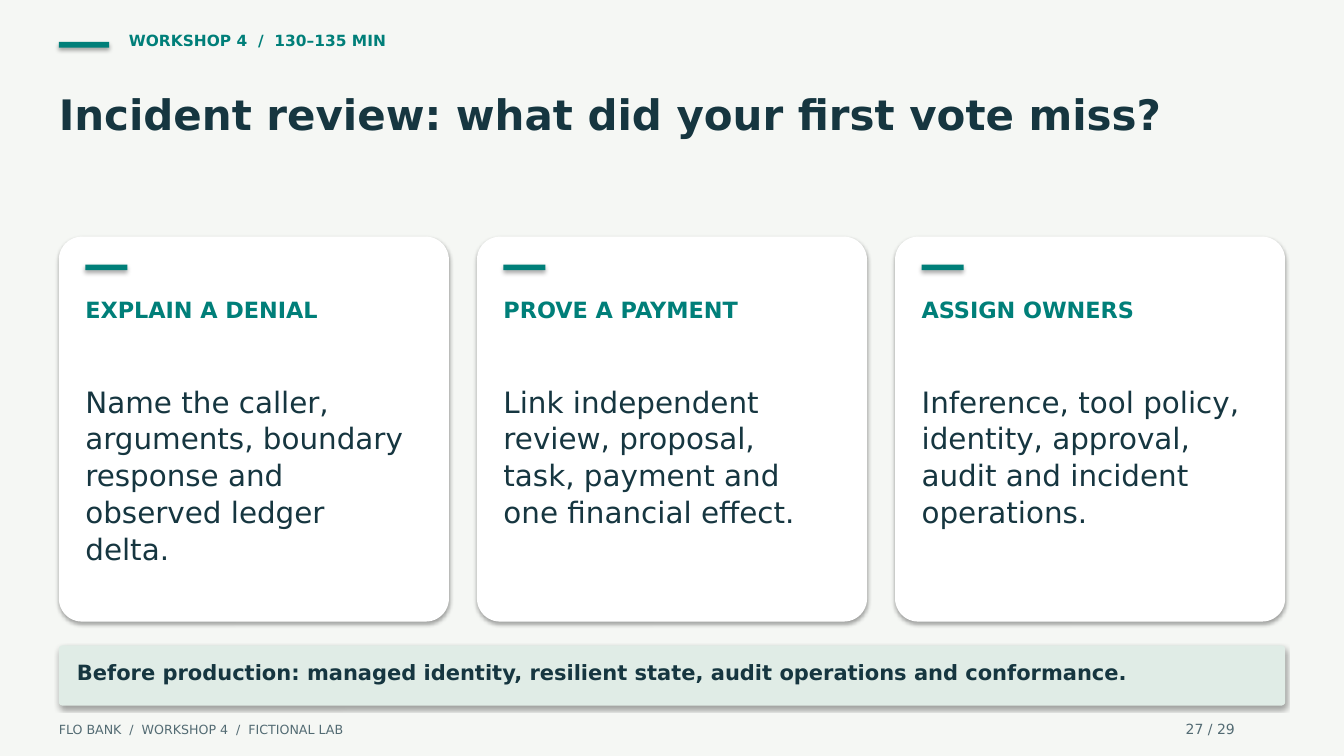
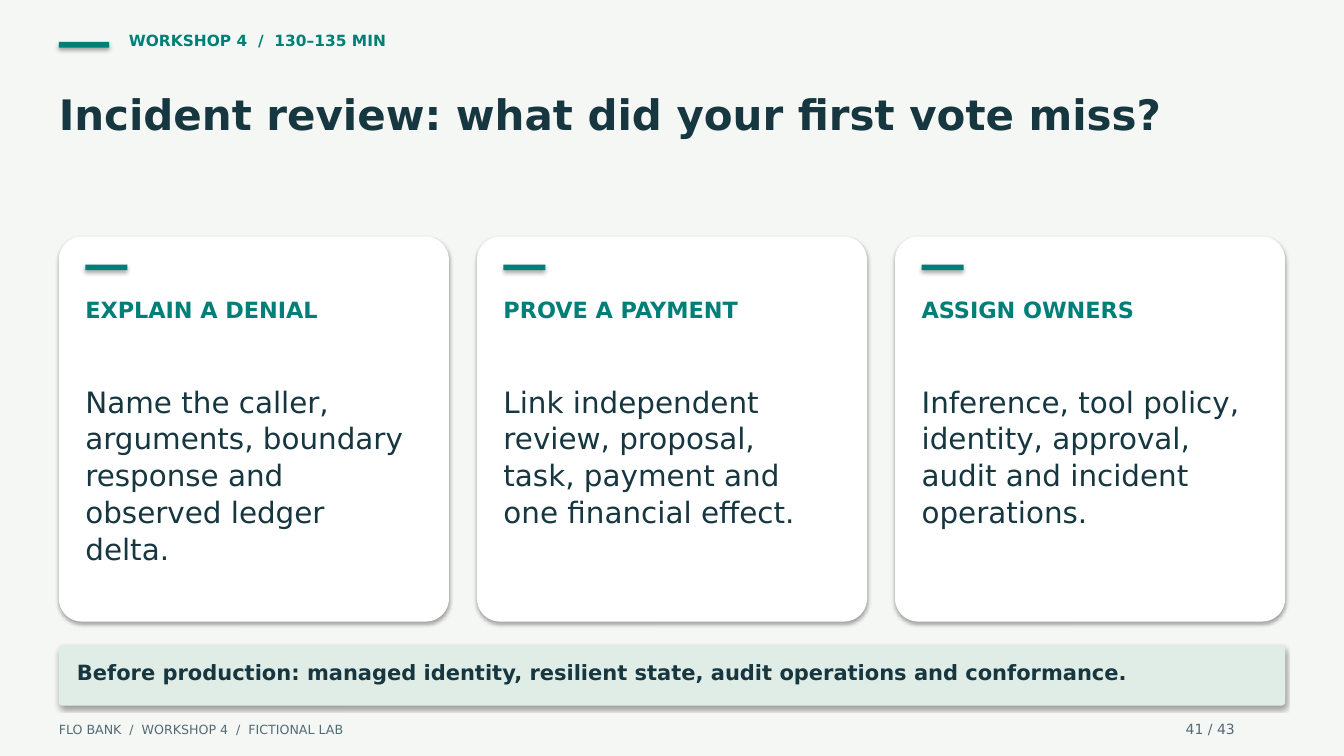
Before and after one commit to r-rai/flow-workshops-triple-gateway, a slide deck: slide 41 of docs/workshops/presentations/flo-bank-workshop-4.pptx (slide 27 before the commit). Drawn at 1344x756 pixels with LibreOffice and Linux fonts; fonts in the diff are those of the drawing. Boxes give left, top, right and bottom in pixels: in the first picture for what was removed or moved away, otherwise in the second. Text is boxed around its words. In the diff, an @@ line names an element or a change of style, - is before the commit and + after.

```diff
--- a/docs/workshops/presentations/flo-bank-workshop-4.pptx
+++ b/docs/workshops/presentations/flo-bank-workshop-4.pptx
@@ text at box(1186, 723, 1235, 734): text changed @@
-27 / 29
+41 / 43
```
Also in this commit, not shown: 28 other slides changed, 14 slides added, 20 other files.
